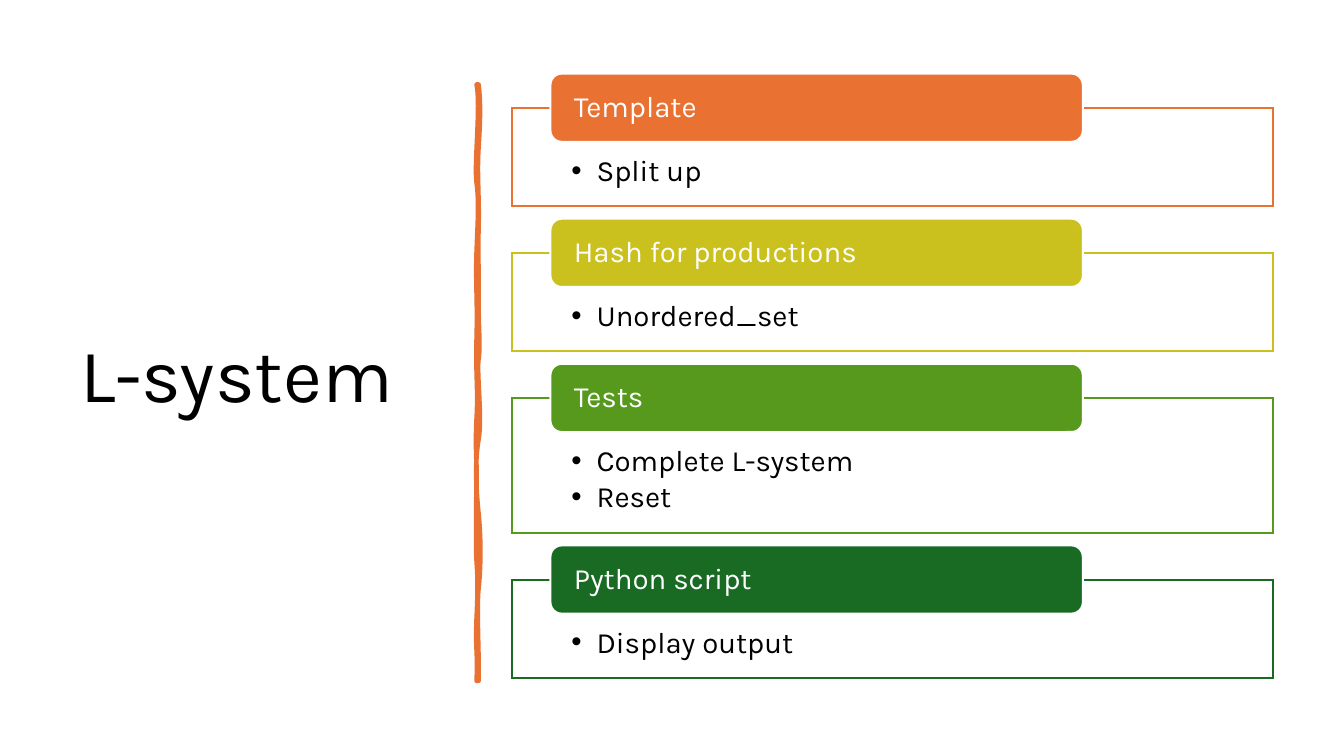
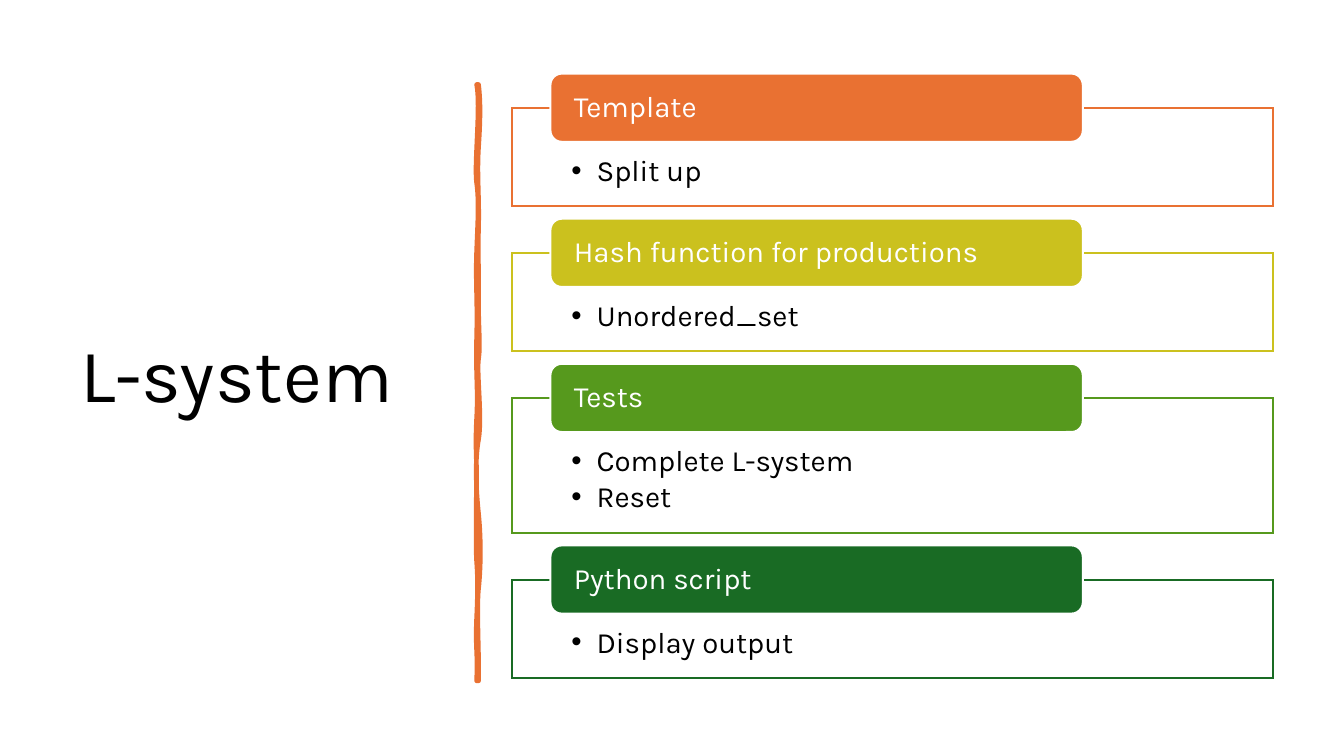
Before and after one commit to St3N1/3-data-structures, a slide deck: slide 3 of labos/07_project/presentation.pptx. Drawn at 1344x756 pixels with LibreOffice and Linux fonts; fonts in the diff are those of the drawing. Boxes give left, top, right and bottom in pixels: in the first picture for what was removed or moved away, otherwise in the second. Text is boxed around its words. In the diff, an @@ line names an element or a change of style, - is before the commit and + after.

```diff
--- a/labos/07_project/presentation.pptx
+++ b/labos/07_project/presentation.pptx
@@ text at (x1=574, y1=241, x2=978, y2=269): text changed @@
-Hash for productions
+Hash function for productions
```
Also in this commit, not shown: 8 other files.
